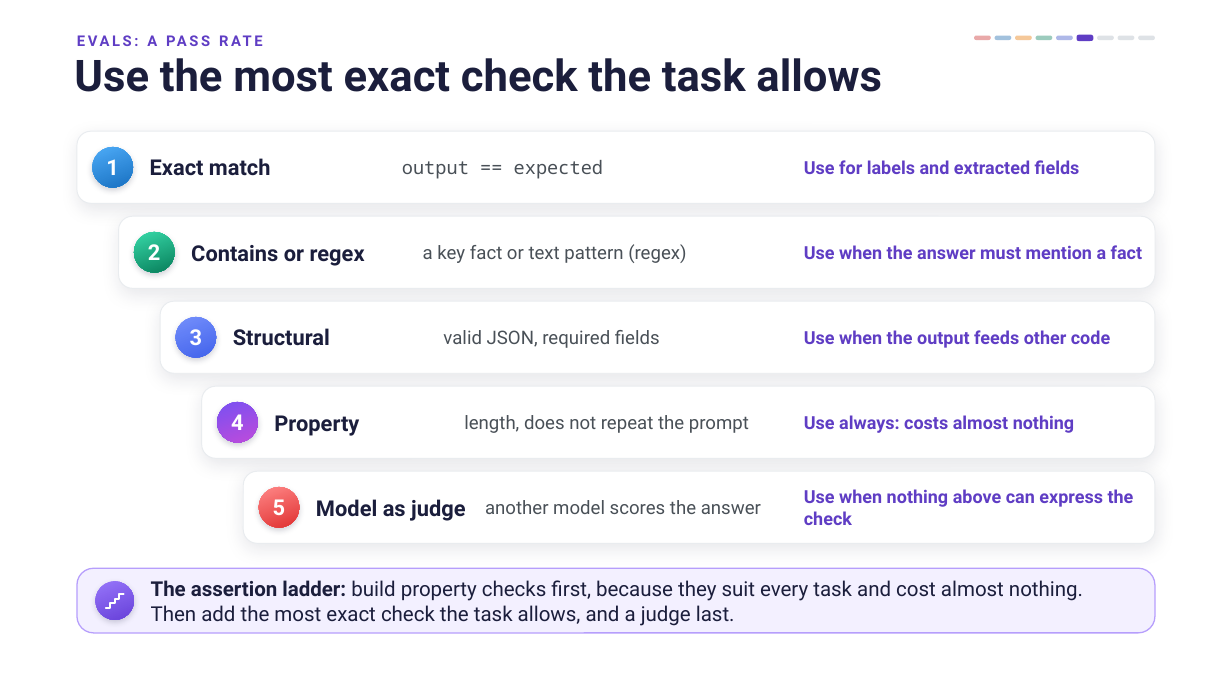
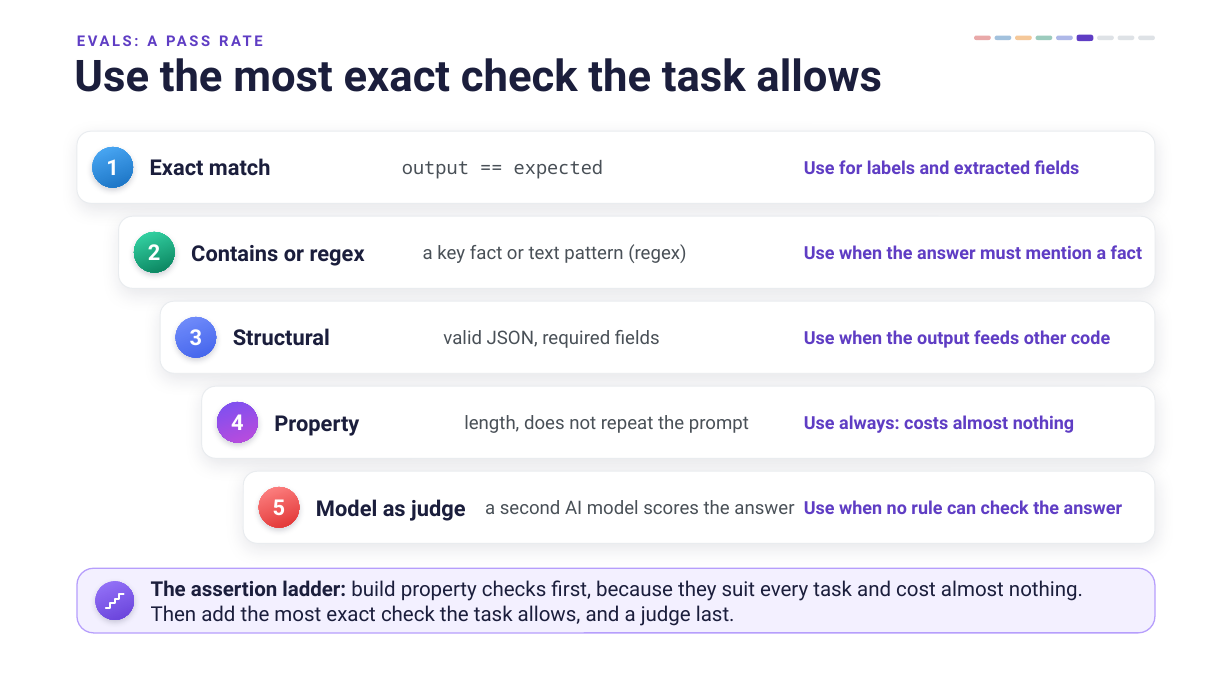
Before and after one commit to adamdurand49/Lab3, a slide deck: slide 21 of lectures-and-labs/week10/cicd-lecture.pptx (slide 18 before the commit). Drawn at 1232x693 pixels with LibreOffice and Linux fonts; fonts in the diff are those of the drawing; background and template pictures are left out. Boxes give left, top, right and bottom in pixels: in the first picture for what was removed or moved away, otherwise in the second. Text is boxed around its words. In the diff, an @@ line names an element or a change of style, - is before the commit and + after.

```diff
--- a/lectures-and-labs/week10/cicd-lecture.pptx
+++ b/lectures-and-labs/week10/cicd-lecture.pptx
@@ text at (485,500,794,514): text changed @@
-another model scores the answer
+a second AI model scores the answer
@@ text at (804,500,1122,514): text changed @@
-Use when nothing above can express the check
+Use when no rule can check the answer
```
Also in this commit, not shown: 8 other slides changed, 7 slides added, 3 slides removed, 6 other files.
